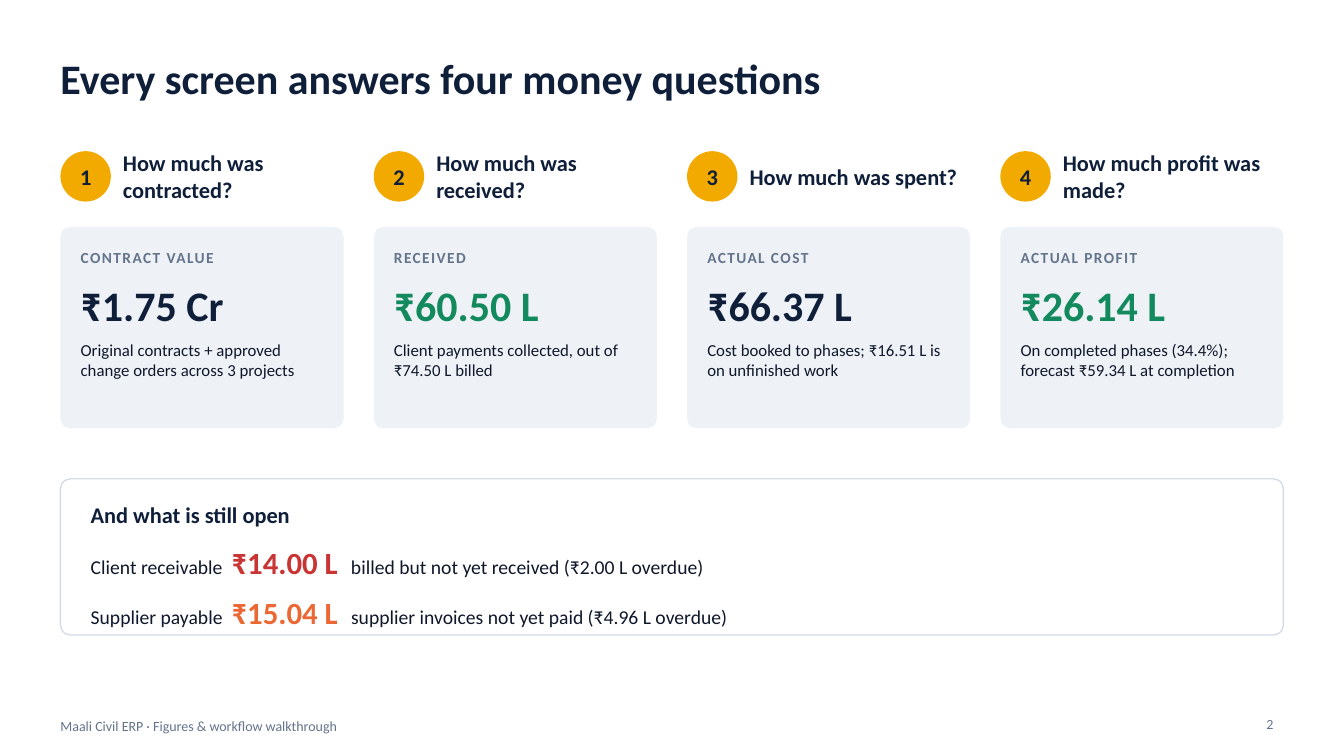
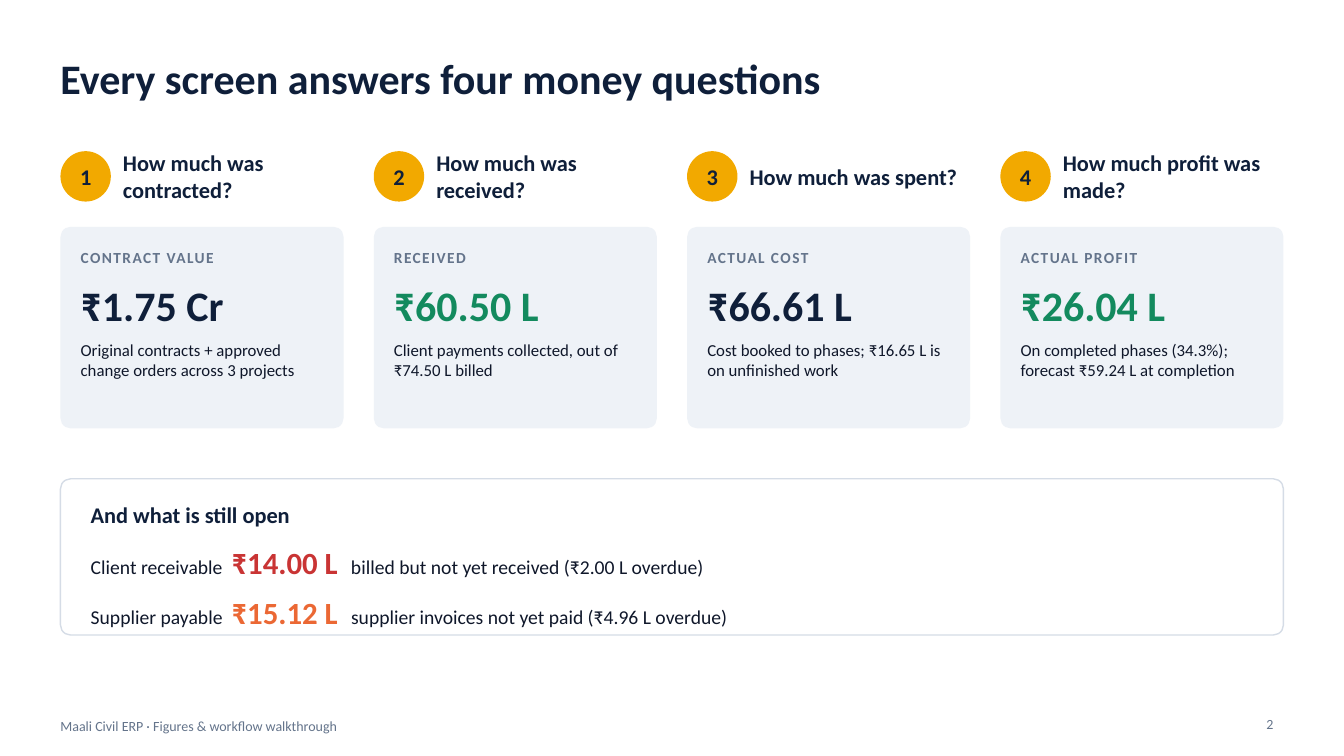
Before and after one commit to adetivedesk/Maali, a slide deck: slide 2 of docs/Maali_ERP_Figures_and_Workflow.pptx. Drawn at 1344x756 pixels with LibreOffice and Linux fonts; fonts in the diff are those of the drawing. Boxes give left, top, right and bottom in pixels: in the first picture for what was removed or moved away, otherwise in the second. Text is boxed around its words. In the diff, an @@ line names an element or a change of style, - is before the commit and + after.

```diff
--- a/docs/Maali_ERP_Figures_and_Workflow.pptx
+++ b/docs/Maali_ERP_Figures_and_Workflow.pptx
@@ text at [707,292,852,322]: text changed @@
-₹66.37 L
+₹66.61 L
@@ text at [1021,292,1165,322]: text changed @@
-₹26.14 L
+₹26.04 L
@@ text at [707,344,940,376]: text changed @@
-Cost booked to phases; ₹16.51 L is on unfinished work
+Cost booked to phases; ₹16.65 L is on unfinished work
@@ text at [1021,344,1235,379]: text changed @@
-On completed phases (34.4%); forecast ₹59.34 L at completion
+On completed phases (34.3%); forecast ₹59.24 L at completion
@@ text at [91,604,727,627]: text changed @@
-Supplier payable ₹15.04 L supplier invoices not yet paid (₹4.96 L overdue)
+Supplier payable ₹15.12 L supplier invoices not yet paid (₹4.96 L overdue)
```
Also in this commit, not shown: 7 other slides changed, 13 other files.
